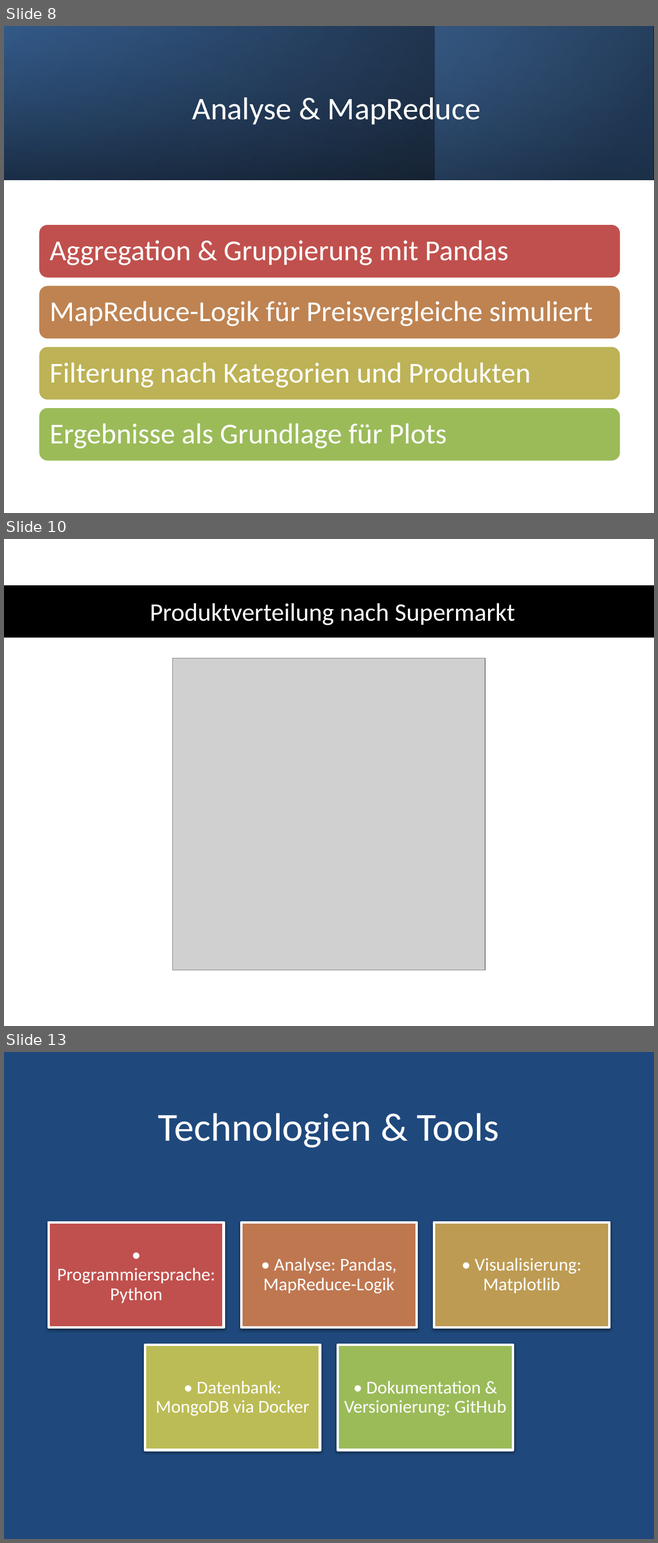
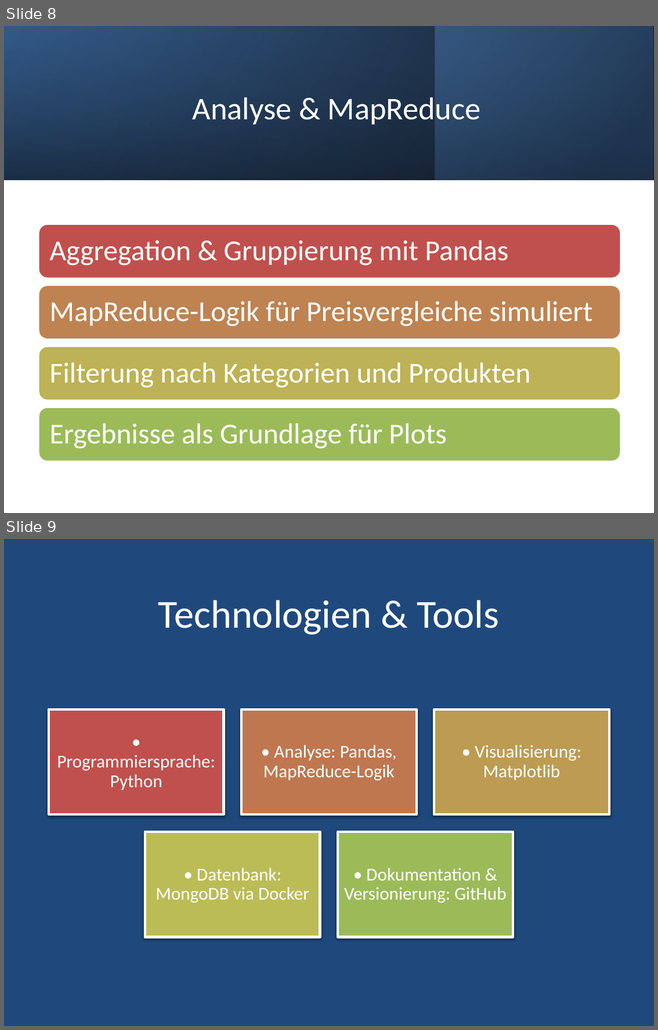
Before and after one commit to piy678/lebensmittelpreise-bigdata, a slide deck: docs/BDI_Praesentation.pptx. Shown one above the other, each under a label of ours: slides 8, 10 and 13 before the commit, slides 8 and 9 after it; the slides between them are not shown. The pictures are 658x1543 and 658x1030 pixels, drawn with LibreOffice and Linux fonts; fonts in the diff are those of the drawing; grey boxes stand for pictures; background and template pictures are left out. Boxes give left, top, right and bottom in pixels: in the first picture for what was removed or moved away, otherwise in the second. Text is boxed around its words. In the diff, an @@ line names an element or a change of style, - is before the commit and + after.

```diff
--- a/docs/BDI_Praesentation.pptx
+++ b/docs/BDI_Praesentation.pptx
@@ slide 10 removed at box(4, 539, 654, 1026), background #FFFFFF @@
@@ rectangle removed at box(4, 585, 654, 638) @@
@@ title removed at box(150, 603, 514, 625) @@
-Produktverteilung nach Supermarkt
@@ picture removed at box(173, 658, 485, 971) @@
@@ what was slide 13 is now slide 9 @@
```
Also in this commit, not shown: 1 slide changed, 3 other slides removed, 2 other files.
